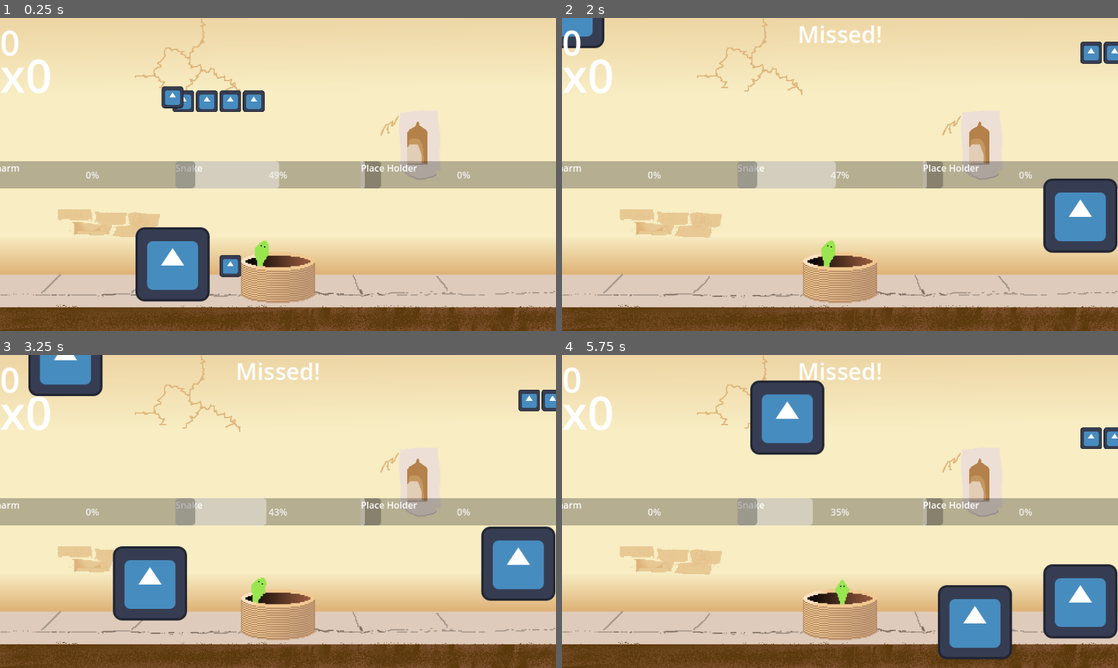
Above: before the commit, frames 1-4 (two rows, left to right).
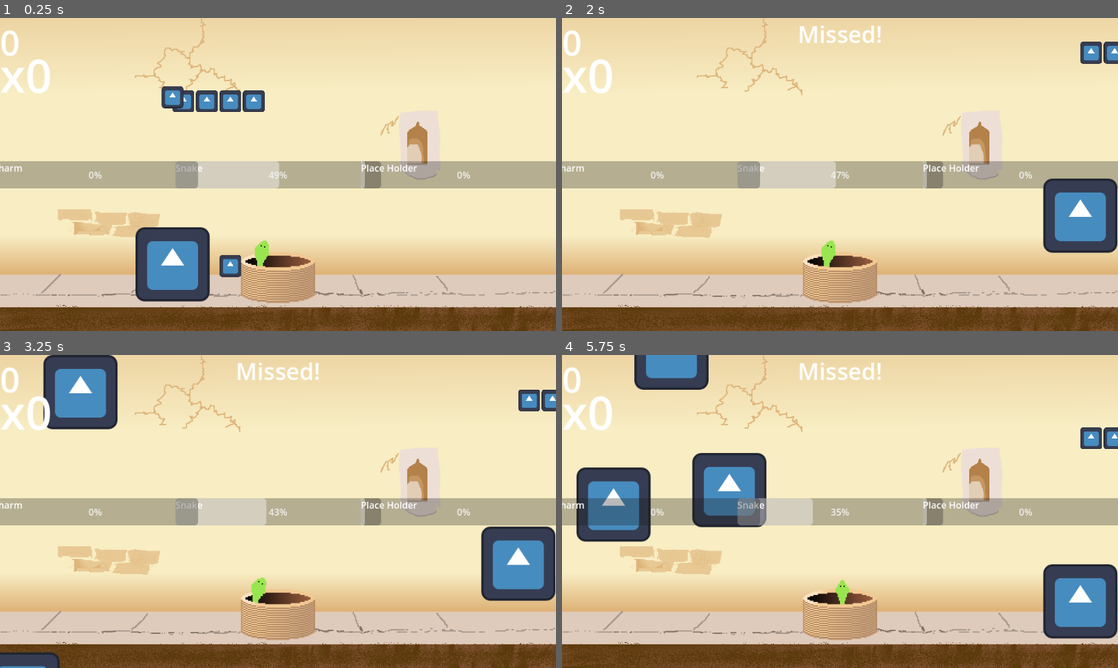
Above: after the commit, the same moments.

Repository: K0RIS/WinterMelonJam2023
Game: Godot game, scene res://assets/scenes/Levels/LevelOne.tscn
Same seed, same stepped clock (60 frames per second), same inputs: the game is played once before the commit and once after it. The engine's default icon, where the game draws it, is replaced by a stand-in: a white triangle on a blue panel in a dark square. Sound files missing from this copy of the repository are replaced by a short silence.
Inputs:
- Up to frame 1 (0.25 s): no input
- Up to frame 2 (2 s): tap Enter (ui_accept) at 0.5, 0.77, 1.52 s; hold D (move_right) from 0.53 s (still down)
- Up to frame 3 (3.25 s): release D (move_right) at 2.03 s; hold Left (left) 2.03-2.78 s; hold D (move_right) from 2.78 s (still down); tap Enter (ui_accept) at 3.02 s
- Up to frame 4 (5.75 s): tap Enter (ui_accept) at 3.77, 4.52 s; release D (move_right) at 4.28 s; hold Left (left) 4.28-5.03 s; hold D (move_right) from 5.03 s (still down)

The runs differ from the first frame. In frame 1, 0.1% of the frame differs, in the area x 0-36%, y 45-55%; in frame 2, 0.8%; in frame 3, 6.8%; in frame 4, 14%, in the area x 0-81%, y 0-98%.

Commit message:
Rock thrower Updated

Diff:
--- a/assets/scenes/EnvironmentalAreas.tscn
+++ b/assets/scenes/EnvironmentalAreas.tscn
@@ -12,10 +12,10 @@
 script = ExtResource("1_ufwa4")
 
 [node name="RockThrower" parent="." instance=ExtResource("2_2nllq")]
-position = Vector2(3, -6)
+position = Vector2(6, 399)
 
 [node name="RockThrower2" parent="." instance=ExtResource("2_2nllq")]
-position = Vector2(530, -12)
+position = Vector2(488, 383)
 ToTheLeft = true
 
 [node name="Node2D" type="Node2D" parent="."]
@@ -56,7 +56,7 @@
 text = "Snake"
 
 [node name="CrowdArea" type="Area2D" parent="Node2D"]
-position = Vector2(-321, 0)
+position = Vector2(-316, 0)
 metadata/_edit_group_ = true
 
 [node name="CollisionShape2D" type="CollisionShape2D" parent="Node2D/CrowdArea"]
--- a/assets/scenes/SnakeCharmer.tscn
+++ b/assets/scenes/SnakeCharmer.tscn
@@ -19,8 +19,6 @@
 debug_color = Color(0, 0.709804, 0.827451, 0.419608)
 
 [node name="HitBox" type="Area2D" parent="."]
-collision_layer = 9
-collision_mask = 9
 
 [node name="CollisionShape2D" type="CollisionShape2D" parent="HitBox"]
 shape = SubResource("RectangleShape2D_x20p6")
@@ -34,6 +32,15 @@
 [node name="Sprite2D" type="Sprite2D" parent="."]
 texture = ExtResource("3_vl6t2")
 
+[node name="RockHitBox" type="Area2D" parent="."]
+collision_layer = 9
+collision_mask = 9
+
+[node name="CollisionShape2D" type="CollisionShape2D" parent="RockHitBox"]
+shape = SubResource("RectangleShape2D_x20p6")
+debug_color = Color(0.85098, 0.25098, 0.690196, 0.419608)
+
 [connection signal="area_shape_entered" from="HitBox" to="." method="_on_hit_box_area_shape_entered"]
 [connection signal="area_shape_exited" from="HitBox" to="." method="_on_hit_box_area_shape_exited"]
 [connection signal="timeout" from="Timer" to="." method="_on_timer_timeout"]
+[connection signal="area_shape_entered" from="RockHitBox" to="." method="_on_rock_hit_box_area_shape_entered"]
--- a/assets/scenes/rock_thrower.tscn
+++ b/assets/scenes/rock_thrower.tscn
@@ -1,9 +1,11 @@
-[gd_scene load_steps=3 format=3 uid="uid://dqwg4678k7u0u"]
+[gd_scene load_steps=4 format=3 uid="uid://dqwg4678k7u0u"]
 
 [ext_resource type="Script" path="res://assets/sprites/Crowd.gd" id="1_0ww7j"]
 [ext_resource type="PackedScene" uid="uid://dms01mahnn4ma" path="res://assets/scenes/rock.tscn" id="2_lf18x"]
+[ext_resource type="AudioStream" uid="uid://b8rt1bjkl7igt" path="res://assets/sound/SoundEffects/Rock_Throw.wav" id="3_5yxbc"]
 
 [node name="RockThrower" type="Node2D"]
+position = Vector2(106, 88)
 script = ExtResource("1_0ww7j")
 Rock = ExtResource("2_lf18x")
 
@@ -11,4 +13,7 @@
 
 [node name="Timer" type="Timer" parent="."]
 
+[node name="AudioStreamPlayer" type="AudioStreamPlayer" parent="."]
+stream = ExtResource("3_5yxbc")
+
 [connection signal="timeout" from="Timer" to="." method="_on_timer_timeout"]
--- a/assets/scripts/Player.gd
+++ b/assets/scripts/Player.gd
@@ -10,7 +10,8 @@
 signal CallMeterManager(CurrentArea)
 # Get the gravity from the project settings to be synced with RigidBody nodes.
 var gravity = ProjectSettings.get_setting("physics/2d/default_gravity")
-
+var MaxHealth = 3
+var CurrentHealth = 3
 
 func _physics_process(delta):
 	# Add the gravity.
@@ -42,3 +43,14 @@
 
 func _on_timer_timeout():
 	emit_signal("CallMeterManager", CurrentArea)
+
+
+
+
+func _on_rock_hit_box_area_shape_entered(area_rid, area, area_shape_index, local_shape_index):
+	CurrentHealth -= 1
+	CheckHealth()
+
+func  CheckHealth():
+	if CurrentHealth <= 0:
+		print("you lost due lost of health")
--- a/assets/scripts/rock.gd
+++ b/assets/scripts/rock.gd
@@ -16,7 +16,7 @@
 
 
 func _on_area_2d_area_shape_entered(area_rid, area, area_shape_index, local_shape_index):
-	print("Player Got hit")
+	pass
 
 
 func _on_timer_timeout():
--- a/assets/sprites/Crowd.gd
+++ b/assets/sprites/Crowd.gd
@@ -9,13 +9,15 @@
 
 # Called when the node enters the scene tree for the first time.
 func _ready():
-	pass # Replace with function body.
+	$Timer.start()
+
 
 
 # Called every frame. 'delta' is the elapsed time since the previous frame.
 
 
 func shoot():
+	$AudioStreamPlayer.play()
 	var DirChanger = 1
 	if ToTheLeft:
 		DirChanger =  -1
@@ -23,18 +25,24 @@
 	add_child(b)
 	b.transform = $Marker2D.global_transform
 	b.velocity = b.transform.x * RandonVel() * DirChanger
+	b.velocity += b.transform.y * 900 * -1
 	b.gravity = RandonGrav()
 
 
 
 func RandonVel():
 	var my_random_number = rng.randi_range(0, 4)
-	var ListOfSpeeds = [200,300,400,500,250]
+	var ListOfSpeeds = [100,150,100,100,150]
 	var NewSpeed = ListOfSpeeds[my_random_number]
 	return NewSpeed
 func RandonGrav():
 	var my_random_number = rng.randi_range(0, 4)
-	var ListOfGrav = [200,300,400,500,250]
+	var ListOfGrav = [500,500,500,500 ,525]
+	var NewGrav = ListOfGrav[my_random_number]
+	return NewGrav
+func RandonUpVal():
+	var my_random_number = rng.randi_range(0, 4)
+	var ListOfGrav = [5000,5000,5000,5000,5000]
 	var NewGrav = ListOfGrav[my_random_number]
 	return NewGrav
 func  StartTimer():
Not shown, added: assets/sound/SoundEffects/Rock_Throw.wav.import
Not shown, added: assets/sound/SoundEffects/Rock_Throw.wav
